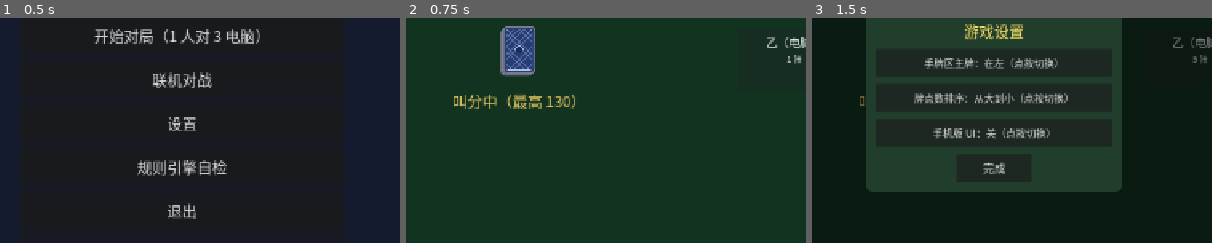
Above: before the commit, frames 1-3 (left to right).
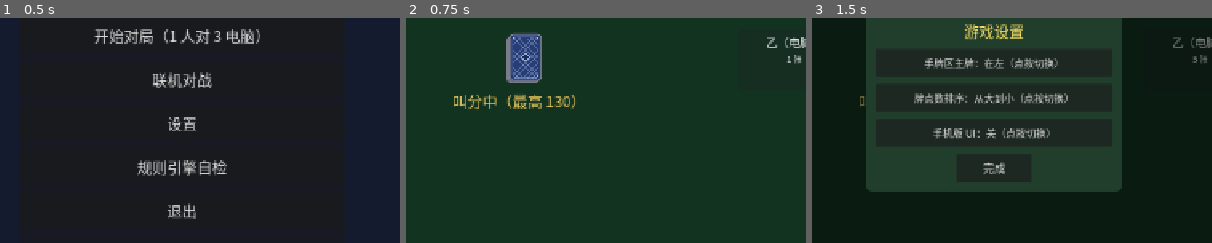
Above: after the commit, the same moments.

Repository: longy1/three-beat-one
Game: Godot game, scene res://scene/menu/main_menu.tscn
Two runs of this game, one before a commit and one after it. Both use one fixed random seed, a clock stepped at 60 frames per second and the inputs below.
Inputs:
- Up to frame 1 (0.5 s): no input
- Up to frame 2 (0.75 s): click "开始对局（1 人对 3 电脑）" at 0.5 s
- Up to frame 3 (1.5 s): click "设置" at 1.25 s
The pictures show only the part of the screen within x 27-77%, y 32-82%; the shares and areas given below are measured in that part.

Frame 1 is identical in both runs. In frame 2, 2.1% of the frame differs, in the area x 23-34%, y 3-29%; in frame 3, nothing differs.

Commit message:
ui: 揭主飞牌落点尺寸自适应 + 移动端专用数据收拢 MobileLayout

Diff:
--- a/script/table/bid_bubbles.gd
+++ b/script/table/bid_bubbles.gd
@@ -28,6 +28,10 @@
 
 var _bubbles := {}         # seat → Bubble
 var _anchors := ANCHORS    ## 锚点表（尾巴尖角位置；手机分支由控制器覆写为 MobileLayout.BUBBLE_ANCHORS）
+var font_min := FONT_MIN   ## 底叫 130 的字号（UI 分支由控制器覆写，桌面还原回常量）
+var font_max := FONT_MAX   ## 封顶 200 的字号
+var font_pass := FONT_PASS ## 放弃气泡字号
+var max_size := MAX_SIZE   ## 气泡尺寸上限（手机分支覆写为 MobileLayout.BUBBLE_MAX_SIZE）
 
 
 func setup(root: Control, anchors := ANCHORS) -> void:
@@ -50,6 +54,17 @@
 		_bubbles[seat].anchors = anchors
 
 
+## 运行中切换尺度组（UI 分支切换：桌面默认=类常量，手机=MobileLayout.BUBBLE_*）：
+## 字号梯度进 apply，尺寸上限下发各气泡（_layout 布局用）
+func set_metrics(p_font_min: int, p_font_max: int, p_font_pass: int, p_max_size: Vector2) -> void:
+	font_min = p_font_min
+	font_max = p_font_max
+	font_pass = p_font_pass
+	max_size = p_max_size
+	for seat in _bubbles:
+		_bubbles[seat].max_size = p_max_size
+
+
 ## 全量幂等应用（控制器 _refresh_seats 每次刷新按引擎竞叫状态调用）：
 ## bids 为按座位下标的 [{ value, passed }]；highest 为当前最高叫分。
 ## 只有当前最高叫分的气泡在展示（低分已被更高分取代即消失——气泡停留
@@ -61,10 +76,10 @@
 			continue
 		var b: Dictionary = bids[seat]
 		if bool(b.get("passed", false)):
-			_bubbles[seat].show_text("不要", FONT_PASS)
+			_bubbles[seat].show_text("不要", font_pass)
 		elif int(b.get("value", 0)) > 0 and int(b.value) >= highest:
-			var fs: int = FONT_MIN + int(round(float(int(b.value) - 130) / float(200 - 130) * float(FONT_MAX - FONT_MIN)))
-			_bubbles[seat].show_text(str(int(b.value)), clampi(fs, FONT_MIN, FONT_MAX))
+			var fs: int = font_min + int(round(float(int(b.value) - 130) / float(200 - 130) * float(font_max - font_min)))
+			_bubbles[seat].show_text(str(int(b.value)), clampi(fs, font_min, font_max))
 		else:
 			_bubbles[seat].show_text("", 0)
 
@@ -80,6 +95,7 @@
 
 	var seat := -1
 	var anchors: Dictionary = BidBubbles.ANCHORS  ## 尾巴尖角锚点表（分支可覆写）
+	var max_size: Vector2 = BidBubbles.MAX_SIZE   ## 尺寸上限（分支可覆写，set_metrics 下发）
 	var _label: Label
 	var _style: StyleBoxFlat
 	var _tail_dir := 0
@@ -115,7 +131,7 @@
 		var font: Font = _label.get_theme_font("font")
 		var fs: int = _label.get_theme_font_size("font_size")
 		var text_size: Vector2 = font.get_string_size(_label.text, HORIZONTAL_ALIGNMENT_CENTER, -1, fs)
-		var sz := (text_size + Vector2(PAD * 2, PAD * 2)).min(BidBubbles.MAX_SIZE)
+		var sz := (text_size + Vector2(PAD * 2, PAD * 2)).min(max_size)
 		size = sz
 		_label.size = sz
 		var anchor: Vector2 = anchors[seat] * get_parent().size
--- a/script/table/crown_animator.gd
+++ b/script/table/crown_animator.gd
@@ -5,10 +5,12 @@
 ## 高度与名字字号一致；人类 0 号位无面板，落手牌上方按钮行（历史/牌堆按钮右侧，不随牌变动）。
 
 
-const CROWN_HUMAN_TARGET := Vector2(0.108, 0.749)  ## 相对窗口比例：手牌上方按钮行、牌堆按钮右侧（不遮挡手牌）
+const CROWN_HUMAN_TARGET := Vector2(0.108, 0.749)  ## 相对窗口比例：手牌上方按钮行、牌堆按钮右侧（不遮挡手牌；桌面默认值）
 const CROWN_SIZE := Vector2(24, 18)  ## 高度 = NameLabel 字号（18）
 const FLY_DURATION := 1.0
 
+
+var human_target := CROWN_HUMAN_TARGET  ## 人类 0 号位落点（比例×根尺寸；手机分支由控制器覆写 MobileLayout.CROWN_HUMAN_TARGET）
 
 var _crown: CrownBadge = null
 
@@ -43,11 +45,11 @@
 
 
 ## 皇冠落点（中心）：庄家名字文字左缘前方（SeatPanel.crown_anchor 封装测量）；
-## 人类 0 号位或名字未就绪时用左下常量
+## 人类 0 号位或名字未就绪时用 human_target（分支感知，控制器覆写）
 func _target(root: Control, seat: int, seat_panels: Dictionary) -> Vector2:
 	if seat == 0 or not seat_panels.has(seat):
-		return CROWN_HUMAN_TARGET * root.size
+		return human_target * root.size
 	var anchor: Vector2 = seat_panels[seat].crown_anchor(CROWN_SIZE.x)
 	if anchor.x == Vector2.INF.x:
-		return CROWN_HUMAN_TARGET * root.size
+		return human_target * root.size
 	return anchor
--- a/script/table/deal_animator.gd
+++ b/script/table/deal_animator.gd
@@ -59,7 +59,8 @@
 	for i in 3:
 		var back := CardWidget.create(null, false, true)
 		back.mouse_filter = Control.MOUSE_FILTER_IGNORE
-		back.position = deck_center - CardWidget.SIZE_NORMAL / 2.0 + Vector2(i * 2.0, -i * 2.0)
+		# 按实际牌尺寸（SIZE_SMALL）居中：旧版按 SIZE_NORMAL/2 定位偏右下 10×12px
+		back.position = deck_center - back.size / 2.0 + Vector2(i * 2.0, -i * 2.0)
 		_deck_stack.add_child(back)
 	# 我方汇聚槽（提前算好：发牌顺序紧凑行，居中于手牌区）与预建正面牌（隐藏待落位）。
 	# 卡尺寸/步距随 HandArea（手机分支 96×134、步距 40·12）；行基线 y 与真实手牌行
--- a/script/table/game_table.gd
+++ b/script/table/game_table.gd
@@ -59,6 +59,8 @@
 var trick_anchors := TRICK_ANCHORS       ## 出牌显示锚点（手机分支切 MobileLayout.TRICK_ANCHORS）
 var _desktop_seat_anchors := {}          ## 桌面版座位锚点（_ready 捕获，切回桌面还原用）
 var _desktop_bottom := Vector4()         ## 桌面版底部区偏移（捕获同上）
+var _desktop_pile_history := Vector4()   ## 桌面版「历史」按钮位（捕获同上；手机分支搬移后还原）
+var _desktop_pile_bottom := Vector4()    ## 桌面版「牌堆」按钮位（捕获同上）
 
 @onready var game_info: Label = $TopBar/GameInfoLabel
 @onready var top_bar: Control = $TopBar
@@ -139,6 +141,10 @@
 	# 捕获桌面版布局原值（手机分支切换后可还原；tscn 即桌面事实源）
 	var bottom: Control = $BottomArea
 	_desktop_bottom = Vector4(bottom.offset_left, bottom.offset_top, bottom.offset_right, bottom.offset_bottom)
+	_desktop_pile_history = Vector4(_piles.history_chip.offset_left, _piles.history_chip.offset_top,
+		_piles.history_chip.offset_right, _piles.history_chip.offset_bottom)
+	_desktop_pile_bottom = Vector4(_piles.bottom_button.offset_left, _piles.bottom_button.offset_top,
+		_piles.bottom_button.offset_right, _piles.bottom_button.offset_bottom)
 	for seat in seat_panels:
 		_desktop_seat_anchors[seat] = Vector2(seat_panels[seat].anchor_left, seat_panels[seat].anchor_top)
 	_apply_layout_mode()
@@ -201,11 +207,11 @@
 		bottom.offset_top = MobileLayout.BOTTOM_TOP
 		bottom.offset_right = MobileLayout.BOTTOM_RIGHT
 		bottom.offset_bottom = MobileLayout.BOTTOM_BOTTOM
-		action_bar.offset_bottom = 52.0
-		hint_label.offset_top = 56.0
-		hint_label.offset_bottom = 84.0
-		hand_area.offset_top = 92.0
-		hand_area.offset_bottom = -8.0
+		action_bar.offset_bottom = MobileLayout.ACTION_BAR_OFFSET_BOTTOM
+		hint_label.offset_top = MobileLayout.HINT_OFFSET_TOP
+		hint_label.offset_bottom = MobileLayout.HINT_OFFSET_BOTTOM
+		hand_area.offset_top = MobileLayout.HAND_OFFSET_TOP
+		hand_area.offset_bottom = MobileLayout.HAND_OFFSET_BOTTOM
 		for seat in seat_panels:
 			var a: Vector2 = MobileLayout.SEAT_ANCHORS[seat]
 			seat_panels[seat].anchor_left = a.x
@@ -218,10 +224,15 @@
 		action_bar.button_min = MobileLayout.BUTTON_MIN
 		action_bar.button_font = MobileLayout.BUTTON_FONT
 		_bid_bubbles.set_anchors(MobileLayout.BUBBLE_ANCHORS)
-		human_void_stamp.offset_left = 1120.0
-		human_void_stamp.offset_right = 1176.0
-		human_void_stamp.offset_top = -250.0
-		human_void_stamp.offset_bottom = -194.0
+		_bid_bubbles.set_metrics(MobileLayout.BUBBLE_FONT_MIN, MobileLayout.BUBBLE_FONT_MAX,
+			MobileLayout.BUBBLE_FONT_PASS, MobileLayout.BUBBLE_MAX_SIZE)
+		# 入口按钮/皇冠人类落点/无主印章：桌面基准随手机布局搬移（数据在 MobileLayout）
+		_piles.set_entry_offsets(MobileLayout.ENTRY_HISTORY_OFFS, MobileLayout.ENTRY_BOTTOM_OFFS)
+		_crown_anim.human_target = MobileLayout.CROWN_HUMAN_TARGET
+		human_void_stamp.offset_left = MobileLayout.VOID_STAMP_LEFT
+		human_void_stamp.offset_right = MobileLayout.VOID_STAMP_RIGHT
+		human_void_stamp.offset_top = MobileLayout.VOID_STAMP_TOP
+		human_void_stamp.offset_bottom = MobileLayout.VOID_STAMP_BOTTOM
 	else:
 		sidebar.visible = true
 		top_bar.visible = true
@@ -247,11 +258,15 @@
 		action_bar.button_min = Vector2(120, 44)
 		action_bar.button_font = 18
 		_bid_bubbles.set_anchors(BidBubbles.ANCHORS)
+		_bid_bubbles.set_metrics(BidBubbles.FONT_MIN, BidBubbles.FONT_MAX,
+			BidBubbles.FONT_PASS, BidBubbles.MAX_SIZE)
 		# 结算面板锚回桌面十字中心（tscn 原值）
 		result_panel.anchor_left = UiStyle.MAIN_TABLE_CENTER.x
 		result_panel.anchor_right = UiStyle.MAIN_TABLE_CENTER.x
 		result_panel.anchor_top = UiStyle.MAIN_TABLE_CENTER.y
 		result_panel.anchor_bottom = UiStyle.MAIN_TABLE_CENTER.y
+		_piles.set_entry_offsets(_desktop_pile_history, _desktop_pile_bottom)
+		_crown_anim.human_target = CrownAnimator.CROWN_HUMAN_TARGET
 		human_void_stamp.offset_left = 958.0
 		human_void_stamp.offset_right = 1014.0
 		human_void_stamp.offset_top = -232.0
@@ -283,6 +298,11 @@
 ## 主牌槽全局中心（揭主飞牌落点）
 func _trump_slot_center() -> Vector2:
 	return _mobile_bar.trump_slot_center() if _mobile_ui else sidebar.trump_slot_center()
+
+
+## 主牌槽目标牌面尺寸（揭主飞牌的渐缩终点；与 _trump_slot_center 同源分支感知）
+func _trump_slot_size() -> Vector2:
+	return _mobile_bar.trump_slot_size() if _mobile_ui else sidebar.trump_slot_size()
 
 
 ## 双击牌桌空白（背景层）：清空手牌选择（把选中的牌全部放回）
@@ -442,15 +462,18 @@
 
 
 func _on_discard_required(seat: int) -> void:
-	# 揭主双飞：叫主完成的此刻皇冠已飞向庄家，主 R 牌从中央飞向信息栏主牌展示位。
+	# 揭主双飞：叫主完成的此刻皇冠已飞向庄家，主 R 牌从中央飞向主牌展示位
+	# （桌面=信息栏、手机=顶栏，落点/尺寸均分支感知；飞行渐缩至目标槽位尺寸）。
 	# 主牌标识 = 守卫自愈渲染：飞行中（_trump_reveal.active）_refresh_top_bar 跳过，
-	# 落位回调里 set_trump 并记 _last_trump_shown；若飞行被 clear() 打断（新局/新拍卖
-	# 的防御性清理，回调不再触发），active 已复位 → 下次 _refresh 由守卫重渲——
-	# 根治旧版「落位回调丢失 + _last_trump_shown 引用比较永久跳过」的标识消失
+	# 落位回调里按分支放入主牌展示位并记 _last_trump_shown；若飞行被 clear() 打断
+	# （新局/新拍卖的防御性清理，回调不再触发），active 已复位 → 下次 _refresh 由
+	# 守卫重渲——根治旧版「落位回调丢失 + _last_trump_shown 引用比较永久跳过」的
+	# 标识消失（回调必须走 _set_trump_display 分派：写死 sidebar 会把手机顶栏
+	# 主牌槽永久留在未叫主占位态）
 	var trump_card := Card.new(engine.trump.suit, engine.trump.rank)
-	_trump_reveal.play(self, trump_card, _trump_slot_center(), func():
+	_trump_reveal.play(self, trump_card, _trump_slot_center(), _trump_slot_size(), func():
 		_last_trump_shown = engine.trump
-		sidebar.set_trump(trump_card)
+		_set_trump_display(trump_card)
 		_trump_reveal.clear())
 	_refresh()
 	if seat == HUMAN_SEAT:
@@ -850,13 +873,13 @@
 		var seat: int = play.seat
 		# 出牌区只渲染牌（归属信息在姓名版）；赢家标记见姓名版「✓ 上轮赢」。
 		# 卡牌尺寸按张数自适应：≤2 张正常、≥3 张中号；相邻牌重叠步距与手牌紧凑
-		# 口径一致（HandArea.SPACING_MAX，后牌盖前牌各露左缘角标条），多张组合
-		# 不再摊成全宽横排（与手牌同款摆法）
+		# 口径一致（读实例 spacing_max——手机分支 40 与手牌步距同口径，桌面还原后
+		# 值相同，后牌盖前牌各露左缘角标条），多张组合不再摊成全宽横排（与手牌同款摆法）
 		var card_size: Vector2 = CardWidget.SIZE_NORMAL if play.cards.size() <= 2 \
 				else CardWidget.SIZE_MEDIUM
 		var cards_row := Control.new()
 		cards_row.mouse_filter = Control.MOUSE_FILTER_IGNORE  # 出牌区不收输入，避免重叠区挡点
-		var step: float = HandArea.SPACING_MAX
+		var step: float = hand_area.spacing_max
 		for i in play.cards.size():
 			var widget := CardWidget.create_sized(play.cards[i], true, card_size)
 			widget.mouse_filter = Control.MOUSE_FILTER_IGNORE
--- a/script/table/info_sidebar.gd
+++ b/script/table/info_sidebar.gd
@@ -22,6 +22,12 @@
 func trump_slot_center() -> Vector2:
 	var slot: Control = $VBox/TrumpRow/TrumpStack/TrumpSlot
 	return slot.get_global_rect().get_center()
+
+
+## 主牌槽目标牌面尺寸（揭主飞牌的渐缩终点；与 set_trump 重建牌面同源实测）
+func trump_slot_size() -> Vector2:
+	var slot: Control = $VBox/TrumpRow/TrumpStack/TrumpSlot
+	return slot.size
 
 
 ## 主牌展示：一张「正 R」牌面（主花色 + R，如 ♠ 主 R=2 → ♠2）。
--- a/script/table/mobile/layout.gd
+++ b/script/table/mobile/layout.gd
@@ -41,3 +41,28 @@
 const BUTTON_FONT := 19
 ## 手机顶栏（当局信息 bar）
 const BAR_HEIGHT := 56.0
+
+## BottomArea 内子件偏移（ActionBar 底缘 / HintLabel 上下缘 / HandArea 上下缘，相对 BottomArea）
+const ACTION_BAR_OFFSET_BOTTOM := 52.0
+const HINT_OFFSET_TOP := 56.0
+const HINT_OFFSET_BOTTOM := 84.0
+const HAND_OFFSET_TOP := 92.0
+const HAND_OFFSET_BOTTOM := -8.0
+## 甲家无主印章位（左下点锚：x 为绝对坐标、y 为距根底缘距离；桌面 958..1014 / 距底 232..176）
+const VOID_STAMP_LEFT := 1120.0
+const VOID_STAMP_RIGHT := 1176.0
+const VOID_STAMP_TOP := -250.0
+const VOID_STAMP_BOTTOM := -194.0
+## 「历史」「牌堆」入口按钮位（根节点左下点锚，Vector4 = l/t/r/b；桌面 12..58·66..118 / 距底 196..166
+## ——手机手牌框顶更低（基线 566），按钮上移与框顶留出间隙，避让「你」位出牌卡（y 382..482））
+const ENTRY_HISTORY_OFFS := Vector4(12.0, -210.0, 58.0, -180.0)
+const ENTRY_BOTTOM_OFFS := Vector4(66.0, -210.0, 118.0, -180.0)
+## 甲家皇冠落点（人类 0 号位，比例×根尺寸）：手机入口按钮行（距底 210..180）内、
+## 牌堆按钮右侧（桌面 0.108×0.749 = 按钮 y 524..554 行内；手机按钮行 y 510..540）
+const CROWN_HUMAN_TARGET := Vector2(0.108, 0.729)
+## 叫分气泡尺度（桌面 FONT 17/44/15、上限 430×180 ≈ 中央空白 960×430 的 1/3）：
+## 手机中央空白 y 56~444（高 388）→ 上限 1/3 ≈ 130 高，字号同比收紧
+const BUBBLE_FONT_MIN := 15
+const BUBBLE_FONT_MAX := 36
+const BUBBLE_FONT_PASS := 13
+const BUBBLE_MAX_SIZE := Vector2(360, 130)
--- a/script/table/mobile/top_bar.gd
+++ b/script/table/mobile/top_bar.gd
@@ -155,3 +155,8 @@
 ## 主牌槽全局中心（揭主飞牌落点；须在布局完成后测量）
 func trump_slot_center() -> Vector2:
 	return _slot.get_global_rect().get_center()
+
+
+## 主牌槽目标牌面尺寸（揭主飞牌的渐缩终点，= SLOT_SIZE）
+func trump_slot_size() -> Vector2:
+	return _slot.size
--- a/script/table/pile_viewer.gd
+++ b/script/table/pile_viewer.gd
@@ -45,6 +45,20 @@
 	root.add_child(bottom_button)
 	bottom_popup = _build_popup(root, "BottomPopup")
 	_build_bottom_contents()
+
+
+## 入口按钮位搬移（UI 分支切换由控制器调用；桌面还原传捕获原值）：
+## offsets 相对根节点左下点锚（x = l..r 绝对坐标、y = 距根底缘 t..b），
+## Vector4 = (left, top, right, bottom)
+func set_entry_offsets(history: Vector4, bottom: Vector4) -> void:
+	history_chip.offset_left = history.x
+	history_chip.offset_top = history.y
+	history_chip.offset_right = history.z
+	history_chip.offset_bottom = history.w
+	bottom_button.offset_left = bottom.x
+	bottom_button.offset_top = bottom.y
+	bottom_button.offset_right = bottom.z
+	bottom_button.offset_bottom = bottom.w
 
 
 ## 悬停「牌堆」按钮：查看所扣底牌（2 行 × 4 张，仅自己可见）
--- a/script/table/trump_reveal.gd
+++ b/script/table/trump_reveal.gd
@@ -1,11 +1,12 @@
 class_name TrumpReveal
 extends RefCounted
 ## 竞叫结束揭主动画：主 R 牌面与皇冠一同从主牌桌中央出现，
-## 牌面飞至信息栏主牌展示位，落位后由控制器把牌面放进信息栏。
+## 牌面飞至主牌展示位（桌面=信息栏、手机=顶栏），飞行中渐缩至目标槽位尺寸，
+## 落位后由控制器把牌面放进主牌展示位。
 ## 生命周期与 CrownAnimator 一致：新局拍卖开始时 clear()。
 
 
-const CENTER_SCALE := 2.2  ## 中央出现时的放大倍数（与皇冠 ×4 呼应，牌面略小）
+const CENTER_SCALE := 2.2  ## 中央出现时的放大倍数（相对 SIZE_NORMAL；与皇冠 ×4 呼应，牌面略小）
 
 var fly_duration := CrownAnimator.FLY_DURATION  ## 飞行时长（UI 测试调小以加速）
 var active := false                             ## 揭主动画进行中（期间信息栏不显示主牌）
@@ -20,7 +21,7 @@
 
 
 ## 清理飞行牌面并结束标记（同时杀掉飞行 tween：飞行被打断时落位回调不再
-## 触发，信息栏主牌由控制器守卫自愈重渲——本方法复位 active 即恢复守卫放行）
+## 触发，主牌展示位由控制器守卫自愈重渲——本方法复位 active 即恢复守卫放行）
 func clear() -> void:
 	if _tween != null and _tween.is_valid():
 		_tween.kill()
@@ -32,12 +33,18 @@
 
 
 ## 播放飞牌动画：trump_card = 主 R 牌（trump.suit/rank）；
-## target = 信息栏主牌展示位的全局中心坐标（InfoSidebar.trump_slot_center 测量）；
-## on_done = 落位回调（控制器把主牌放入信息栏并 clear()）
-func play(root: Control, trump_card: Card, target: Vector2, on_done: Callable) -> void:
+## target = 主牌展示位的全局中心坐标（trump_slot_center 测量，分支感知）；
+## target_size = 落点目标牌面尺寸（trump_slot_size：桌面 SIZE_SMALL、手机 SIZE_BAR）——
+## 飞行渐缩至该尺寸，落位视觉与槽位重建牌面零跳变（旧版恒缩回 72×100：桌面与
+## 52×76 槽位一次跳变、手机 36×50 槽位放大成用户可见的不匹配）；
+## on_done = 落位回调（控制器把主牌放入主牌展示位并 clear()）
+func play(root: Control, trump_card: Card, target: Vector2, target_size: Vector2, on_done: Callable) -> void:
 	clear()
 	active = true
 	_card_widget = CardWidget.create(trump_card, true)
+	# pivot 居中（皇冠同款）：缩放围绕牌面中心，任意缩放下视觉中心恒 = position + 半尺寸
+	# ——起点居中于牌桌中央、终点居中于目标槽位（缺省 pivot=左上角，×2.2 时起点偏右下）
+	_card_widget.pivot_offset = CardWidget.SIZE_NORMAL / 2.0
 	_card_widget.position = UiStyle.table_center(root) * root.size - CardWidget.SIZE_NORMAL / 2.0
 	_card_widget.scale = Vector2(CENTER_SCALE, CENTER_SCALE)
 	_card_widget.z_index = 60
@@ -48,6 +55,7 @@
 	# TRANS_CUBIC + EASE_OUT：起步快、逐渐减速（与皇冠动画一致）
 	tw.tween_property(_card_widget, "position", target - CardWidget.SIZE_NORMAL / 2.0, fly_duration) \
 		.set_trans(Tween.TRANS_CUBIC).set_ease(Tween.EASE_OUT)
-	tw.tween_property(_card_widget, "scale", Vector2.ONE, fly_duration) \
+	# 缩放终点 = 目标尺寸 / NORMAL（两轴独立换算，落位视觉尺寸恰为目标槽位尺寸）
+	tw.tween_property(_card_widget, "scale", target_size / CardWidget.SIZE_NORMAL, fly_duration) \
 		.set_trans(Tween.TRANS_CUBIC).set_ease(Tween.EASE_OUT)
 	tw.chain().tween_callback(on_done)
--- a/test/test_ui.gd
+++ b/test/test_ui.gd
@@ -570,19 +570,65 @@
 			in_slot = true
 	test.check(not in_slot, "飞行中信息栏尚未显示主牌（落位后才显示）")
 	test.check(table._trump_reveal.active, "揭主动画进行中")
-	var flying := false
+	var flying_widget: CardWidget = null
 	for c in table.get_children():
 		if c is CardWidget and c.card != null and c.card.rank == Card.RANK_9:
-			flying = true
-	test.check(flying, "中央存在飞行中的主 R 牌面")
+			flying_widget = c
+	test.check(flying_widget != null, "中央存在飞行中的主 R 牌面")
+	if flying_widget != null:
+		test.check(flying_widget.pivot_offset == CardWidget.SIZE_NORMAL / 2.0,
+			"飞牌 pivot 居中（缩放围绕牌心，起点不偏右下）")
+		test.check(flying_widget.scale.is_equal_approx(Vector2(2.2, 2.2)), "起点中央放大 ×2.2")
 	var tree: SceneTree = Engine.get_main_loop()
 	await tree.create_timer(1.2).timeout  # > 飞行时长 0.8s
 	var has_card := false
+	var landed: CardWidget = null
 	for c in slot.get_children():
 		if c is CardWidget and c.card != null and c.card.suit == Card.Suit.SPADE and c.card.rank == Card.RANK_9:
 			has_card = true
+			landed = c
 	test.check(has_card, "落位后信息栏显示 ♠9 牌面")
+	# 落位尺寸与槽位同源（飞牌渐缩终点 = 目标槽位尺寸；旧版恒缩回 72×100 与 52×76 槽一次跳变）
+	test.check(landed != null and landed.size == table.sidebar.trump_slot_size(),
+		"落位牌面尺寸 = 主牌槽实测尺寸（落位零跳变）")
 	test.check(not table._trump_reveal.active, "落位后动画结束")
+	await _release_table(table)
+
+
+## 手机版揭主落位（用户需求）：顶栏主牌槽（36×50）比桌面更小，飞牌渐缩至槽位尺寸
+## 落位；落位回调走 _set_trump_display 分派——旧版写死 sidebar，顶栏主牌槽整局
+## 停在未叫主占位态（真牌被写进隐藏侧栏）
+func test_mobile_trump_reveal_lands_bar_slot(test) -> void:
+	var tree: SceneTree = Engine.get_main_loop()
+	var table = await _spawn_table()
+	AppSettings.mobile_ui = true  # spawn 后覆写（_spawn_table 强制桌面口径防污染）
+	table._apply_layout_mode()
+	await tree.process_frame
+	_deal(table.engine, 0)
+	var deadline := Time.get_ticks_msec() + 8000
+	while table._deal_active and Time.get_ticks_msec() < deadline:
+		await tree.process_frame
+	table._trump_reveal.fly_duration = 0.5  # 本用例用真实时长观察飞行起点
+	for s in [1, 2, 3]:
+		table.engine.submit_bid(s, GameEngine.BID_PASS)
+	table.engine.submit_bid(0, GameEngine.BID_PASS)
+	table.engine.submit_trump(0, Card.Suit.SPADE, Card.RANK_9)
+	test.check(table._trump_reveal.active, "手机揭主动画进行中")
+	test.eq(table._trump_slot_size(), CardWidget.SIZE_BAR, "手机落点目标尺寸 = 顶栏槽 36×50")
+	var flying: CardWidget = table._trump_reveal._card_widget
+	test.check(flying != null and flying.pivot_offset == CardWidget.SIZE_NORMAL / 2.0,
+		"飞牌 pivot 居中（起点居中于屏幕正中）")
+	test.check(flying != null and flying.scale.is_equal_approx(Vector2(2.2, 2.2)), "起点中央放大 ×2.2")
+	await tree.create_timer(0.9).timeout  # > 飞行时长 0.5s
+	var landed: CardWidget = null
+	for c in table._mobile_bar._slot.get_children():
+		if c is CardWidget and c.card != null and c.card.suit == Card.Suit.SPADE and c.card.rank == Card.RANK_9:
+			landed = c
+	test.check(landed != null, "落位后顶栏主牌槽显示 ♠9（落位回调分支分派）")
+	if landed != null:
+		test.eq(landed.size, CardWidget.SIZE_BAR, "顶栏槽牌面为 BAR 档尺寸（落位零跳变）")
+	test.check(not table._trump_reveal.active, "落位后动画结束")
+	AppSettings.mobile_ui = false
 	await _release_table(table)
 
 
@@ -876,6 +922,19 @@
 	test.eq(float(table._mobile_bar.size.x), 1280.0, "顶栏全宽（右锚子件定位正确，「更多」按钮可见）")
 	test.eq(float((table._mobile_bar._more as Button).offset_right), -96.0,
 		"「更多」按钮避让壳层 ⛶ 全屏按钮（右缘 -96，间隙 40px）")
+	# 移动端专用数据收拢（MobileLayout 单一事实源）：容器偏移/印章位/入口按钮/皇冠落点/气泡尺度
+	test.eq(float(table.action_bar.offset_bottom), 52.0, "操作按钮条底缘 52")
+	test.eq(float(table.hint_label.offset_top), 56.0, "提示行上缘 56")
+	test.eq(float(table.hint_label.offset_bottom), 84.0, "提示行下缘 84")
+	test.eq(float(table.hand_area.offset_top), 92.0, "手牌区上缘 92")
+	test.eq(float(table.hand_area.offset_bottom), -8.0, "手牌区下缘 -8")
+	test.eq(float(table.human_void_stamp.offset_left), 1120.0, "无主印章手机位（右缘侧）")
+	test.eq(float(table.human_void_stamp.offset_top), -250.0, "无主印章手机位（距底 250）")
+	test.eq(float(table._piles.history_chip.offset_top), -210.0, "「历史」按钮上移（手牌框顶上方留隙）")
+	test.eq(float(table._piles.bottom_button.offset_left), 66.0, "「牌堆」按钮同行右侧")
+	test.eq(table._crown_anim.human_target, MobileLayout.CROWN_HUMAN_TARGET, "甲家皇冠落点切手机值")
+	test.eq(table._bid_bubbles.font_max, 36, "气泡字号上限切手机 36")
+	test.eq(table._bid_bubbles.max_size, Vector2(360, 130), "气泡尺寸上限切手机 360×130")
 	# 手机模式发牌/渲染链路照常：动画完成 → 19 张真实牌面、无渲染挂起
 	var deadline := Time.get_ticks_msec() + 8000
 	while table._deal_active and Time.get_ticks_msec() < deadline:
@@ -902,6 +961,11 @@
 	test.check(table2._bid_bubbles._anchors == BidBubbles.ANCHORS, "桌面版气泡锚点还原")
 	test.check(table2.sidebar.visible, "桌面版信息栏常显")
 	test.check(table2._mobile_bar == null, "桌面版无手机顶栏")
+	test.eq(float(table2.human_void_stamp.offset_left), 958.0, "桌面版无主印章位还原")
+	test.eq(table2._crown_anim.human_target, CrownAnimator.CROWN_HUMAN_TARGET, "桌面版皇冠落点还原")
+	test.eq(table2._bid_bubbles.font_max, BidBubbles.FONT_MAX, "桌面版气泡尺度还原")
+	test.eq(table2._bid_bubbles.max_size, BidBubbles.MAX_SIZE, "桌面版气泡上限还原")
+	test.eq(float(table2._piles.history_chip.offset_top), -196.0, "桌面版「历史」按钮位还原（捕获原值）")
 	await _release_table(table2)
 
 
@@ -980,8 +1044,13 @@
 ## 三种关闭方式，设置入口开设置弹层；顶栏局况/捉分分派与主牌槽语义同信息栏
 func test_mobile_more_panel(test) -> void:
 	var tree: SceneTree = Engine.get_main_loop()
+	var table = await _spawn_table()
+	# 手机分支覆写须在 spawn 之后（_spawn_table 强制桌面口径防 settings.cfg 污染）：
+	# 旧版在 spawn 前置 true 被 reset → 桌面实例化 → _mobile_bar 为 null，首个断言处
+	# 脚本错误中止、后续断言从未执行（框架不把脚本中止计失败，用例静默假绿）
 	AppSettings.mobile_ui = true
-	var table = await _spawn_table()
+	table._apply_layout_mode()
+	await tree.process_frame
 	_deal(table.engine, 0)
 	# ☰ 开 → 再点 ☰ 关（toggle 语义）→ 再开
 	table._mobile_bar.more_pressed.emit()
Not shown, changed: AGENTS.md
Not shown, changed: TODO.md
Not shown, changed: doc/coding.md
Not shown, changed: doc/update.md
